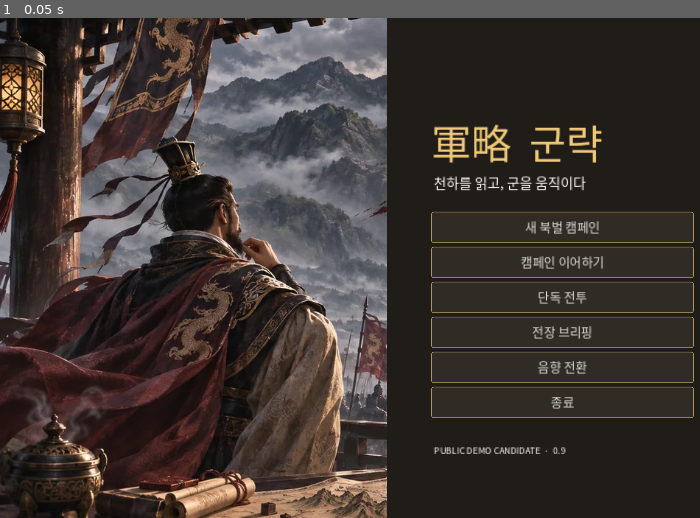
Above: before the commit, frame 1.
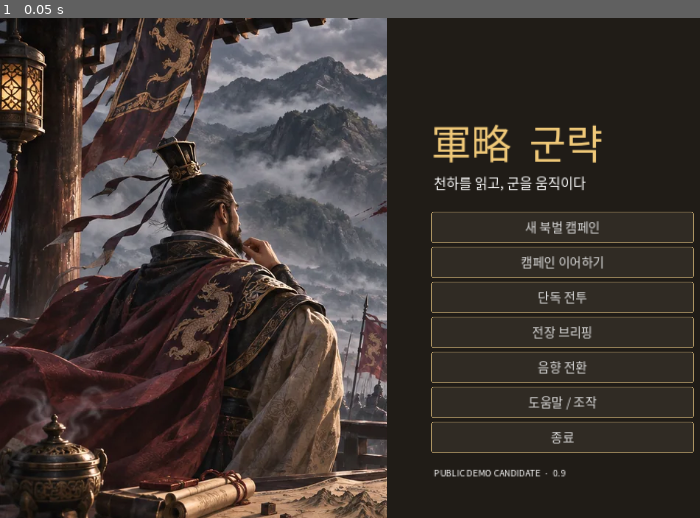
Above: after the commit, the same moment.

Repository: slows28/gunryak
Game: Godot game, scene res://main.tscn
Two runs of this game, one before a commit and one after it. Both use one fixed random seed, a clock stepped at 60 frames per second and the inputs below.
Inputs:
- Up to frame 1 (0.05 s): no input

The runs differ from the first frame. In frame 1, 0.7% of the frame differs, in the area x 61-100%, y 75-92%.

Commit message:
feat(demo): first-time player guide, actual voluntary retreat and original procedural ambient audio

Diff:
--- a/scripts/game.gd
+++ b/scripts/game.gd
@@ -63,6 +63,9 @@
 var portrait: Control
 var sound_player: AudioStreamPlayer
 var sound_enabled: bool = true
+var music_player: AudioStreamPlayer
+var tutorial_dialog: AcceptDialog
+var retreat_dialog: ConfirmationDialog
 var last_audio_event: float = -1.0
 var last_warning: String = ""
 var last_audio_clock: float = -100.0
@@ -100,6 +103,7 @@
     _setup_sound()
     _build_title_screen()
     _build_outcome_dialog()
+    _build_demo_help()
     strategy_view = CampaignView.new()
     strategy_view.configure(campaign,korean_font,PAINTED_ART,_launch_campaign_battle,_show_title)
     add_child(strategy_view)
@@ -170,6 +174,8 @@
     _build_planning_dialog()
     _button("브리핑", Vector2(27, 730), Vector2(112, 26), _open_briefing)
     _button("전투 분석", Vector2(27, 761), Vector2(112, 26), _open_analysis)
+    _button("도움말", Vector2(443, 88), Vector2(73, 28), _open_demo_help)
+    _button("철수", Vector2(521, 88), Vector2(60, 28), _ask_retreat)
     warning_label = _label("", Vector2(153, 664), Vector2(600, 20), 12, COL_GOLD)
     warning_label.mouse_filter = Control.MOUSE_FILTER_IGNORE
 
@@ -1138,12 +1144,16 @@
     sound_player = AudioStreamPlayer.new()
     sound_player.volume_db = -18.0
     add_child(sound_player)
+    _setup_ambient_music()
 
 func _toggle_sound() -> void:
     sound_enabled = not sound_enabled
     runtime_notice = "전장 음향 켜짐" if sound_enabled else "전장 음향 꺼짐"
     if not sound_enabled:
         sound_player.stop()
+        if is_instance_valid(music_player): music_player.stop()
+    elif is_instance_valid(music_player):
+        music_player.play()
     _refresh_hud()
 
 func _play_cue(frequency: float, duration: float) -> void:
@@ -1261,10 +1271,11 @@
     _title_button("단독 전투",Vector2(690,422),_leave_title)
     _title_button("전장 브리핑",Vector2(690,478),_title_brief)
     _title_button("음향 전환",Vector2(690,534),_toggle_sound)
-    _title_button("종료",Vector2(690,590),_quit_game)
+    _title_button("도움말 / 조작",Vector2(690,590),_open_demo_help)
+    _title_button("종료",Vector2(690,646),_quit_game)
     var version := Label.new()
     version.text = "PUBLIC DEMO CANDIDATE  ·  0.9"
-    version.position = Vector2(694,680)
+    version.position = Vector2(694,716)
     title_screen.add_child(version)
     title_screen.show()
 
@@ -1565,3 +1576,64 @@
     if name in ["왕평","마속","위연","장합"]:
         return 8+_portrait_index(name)
     return 0
+
+
+func _build_demo_help() -> void:
+    tutorial_dialog = AcceptDialog.new()
+    tutorial_dialog.title = "군략 · 첫 출전 안내"
+    tutorial_dialog.ok_button_text = "확인"
+    tutorial_dialog.dialog_text = "1. 전략 지도에서 인접 지역을 선택합니다. 군량 35가 필요합니다.\n2. 장수 등용, 병력 보충, 병과 편성을 완료한 뒤 출전합니다.\n3. 작전실에서 부대 배치·경유점·방어선을 설정합니다.\n4. 전투 개시 후 장수는 자율적으로 판단합니다. 6턴 이후 전령 파견 가능.\n5. Space 일시정지, 휠 확대, 가운데 마우스 드래그 이동. F는 장수 중심.\n6. 전투 결산 후 전략 지도로 복귀합니다. 승리·패배·생존 병력과 장수 상태가 유지됩니다.\n7. 철수는 패배로 계산하되 현재 병력을 보존합니다. 전략 지도에서 저장 가능.\n8. 입문 난이도는 적 전력을 줄입니다. 캠페인은 천수 확보 또는 3패로 종료합니다."
+    add_child(tutorial_dialog)
+    retreat_dialog = ConfirmationDialog.new()
+    retreat_dialog.title = "전투 철수"
+    retreat_dialog.dialog_text = "현재 병력을 보존하고 전투를 패배로 종료하시겠습니까?"
+    retreat_dialog.ok_button_text = "철수"
+    retreat_dialog.cancel_button_text = "계속 전투"
+    retreat_dialog.confirmed.connect(_confirm_retreat)
+    add_child(retreat_dialog)
+
+func _open_demo_help() -> void:
+    tutorial_dialog.popup_centered(Vector2i(740,330))
+
+func _ask_retreat() -> void:
+    if sim.started and not sim.finished:
+        retreat_dialog.popup_centered()
+    else:
+        runtime_notice = "진행 중인 전투에서 철수할 수 있습니다."
+        _refresh_hud()
+
+func _confirm_retreat() -> void:
+    if sim.order_retreat() and not finish_seen:
+        finish_seen = true
+        _show_outcome()
+
+# Original synthesized ambient motif, not a sampled or licensed music track.
+func _setup_ambient_music() -> void:
+    music_player = AudioStreamPlayer.new()
+    music_player.volume_db = -28.0
+    add_child(music_player)
+    var rate: int = 12000
+    var length: float = 12.0
+    var count: int = int(float(rate)*length)
+    var pcm := PackedByteArray()
+    pcm.resize(count*2)
+    var notes: Array[float] = [146.83,196.0,220.0,196.0,164.81,146.83,110.0,130.81]
+    for i in range(count):
+        var t: float = float(i)/float(rate)
+        var idx: int = mini(7,floori(t/1.5))
+        var local: float = fmod(t,1.5)
+        var env: float = minf(1.0,local*12.0)*exp(-local*2.5)
+        var freq: float = notes[idx]
+        var drone: float = sin(TAU*73.415*t)*0.14
+        var voice: float = (sin(TAU*freq*local)+0.35*sin(TAU*freq*2.0*local))*env*0.40
+        var seam: float = minf(1.0,minf(t,length-t)*4.0)
+        pcm.encode_s16(i*2,int(clampf((drone+voice)*seam*18000.0,-32767.0,32767.0)))
+    var wav := AudioStreamWAV.new()
+    wav.format = AudioStreamWAV.FORMAT_16_BITS
+    wav.mix_rate = rate
+    wav.data = pcm
+    wav.loop_mode = AudioStreamWAV.LOOP_FORWARD
+    wav.loop_begin = 0
+    wav.loop_end = count
+    music_player.stream = wav
+    music_player.play()
